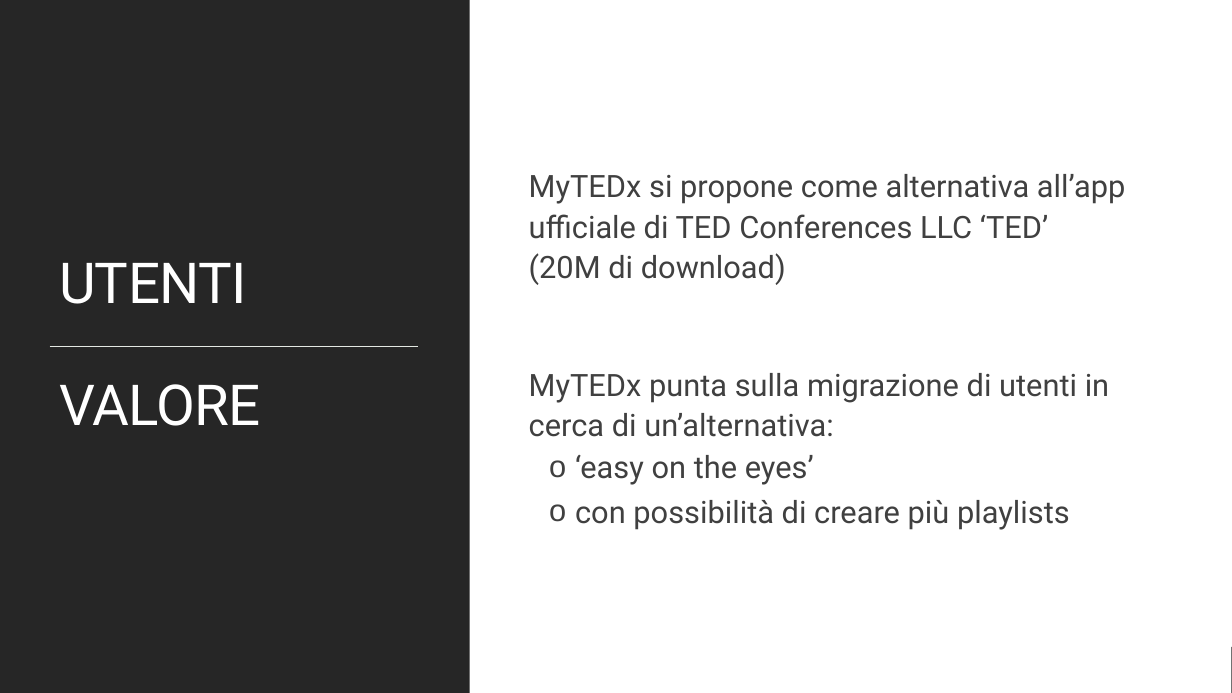
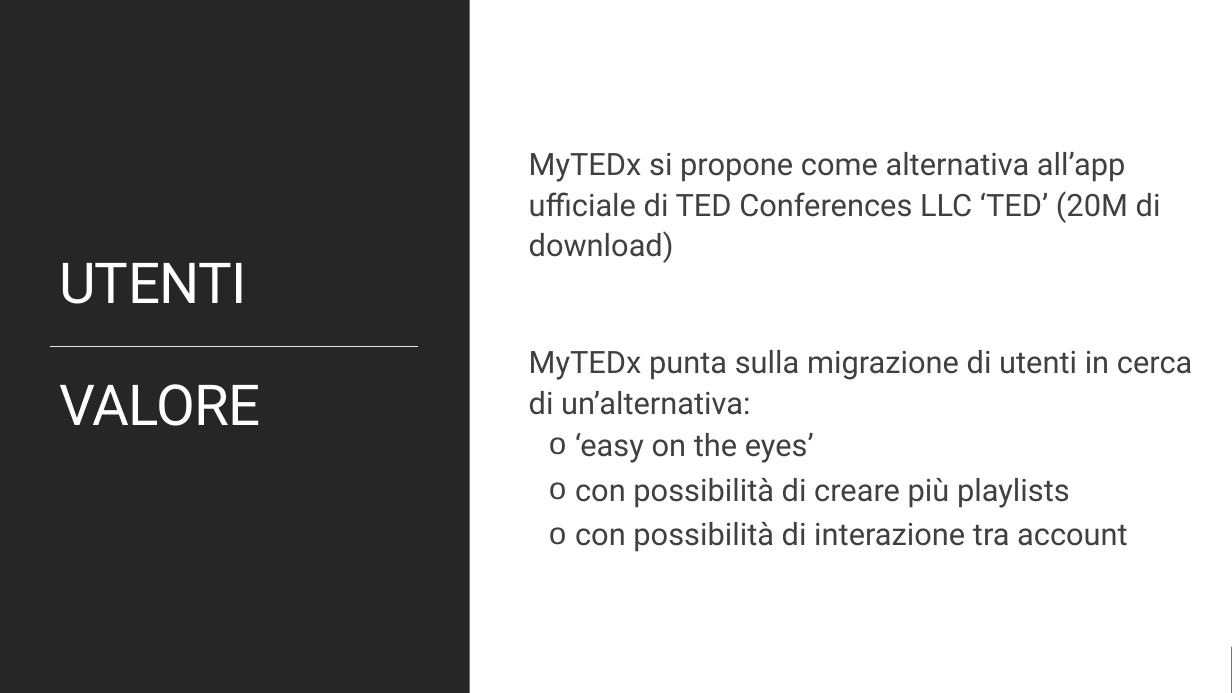
Before and after one commit to PirottaNicola/TC-Mproject_Boffelli_Pirotta, a slide deck: slide 5 of Preparation files/MyTEDx Presentazione.pptx. Drawn at 1232x693 pixels with LibreOffice and Linux fonts; fonts in the diff are those of the drawing. Boxes give left, top, right and bottom in pixels: in the first picture for what was removed or moved away, otherwise in the second. Text is boxed around its words. In the diff, an @@ line names an element or a change of style, - is before the commit and + after.

```diff
--- a/Preparation files/MyTEDx Presentazione.pptx
+++ b/Preparation files/MyTEDx Presentazione.pptx
@@ text at box(575, 522, 1128, 552): paragraph added @@
+  o con possibilità di interazione tra account
```
Also in this commit, not shown: 3 other slides changed, 2 slides added, 1 other file.
